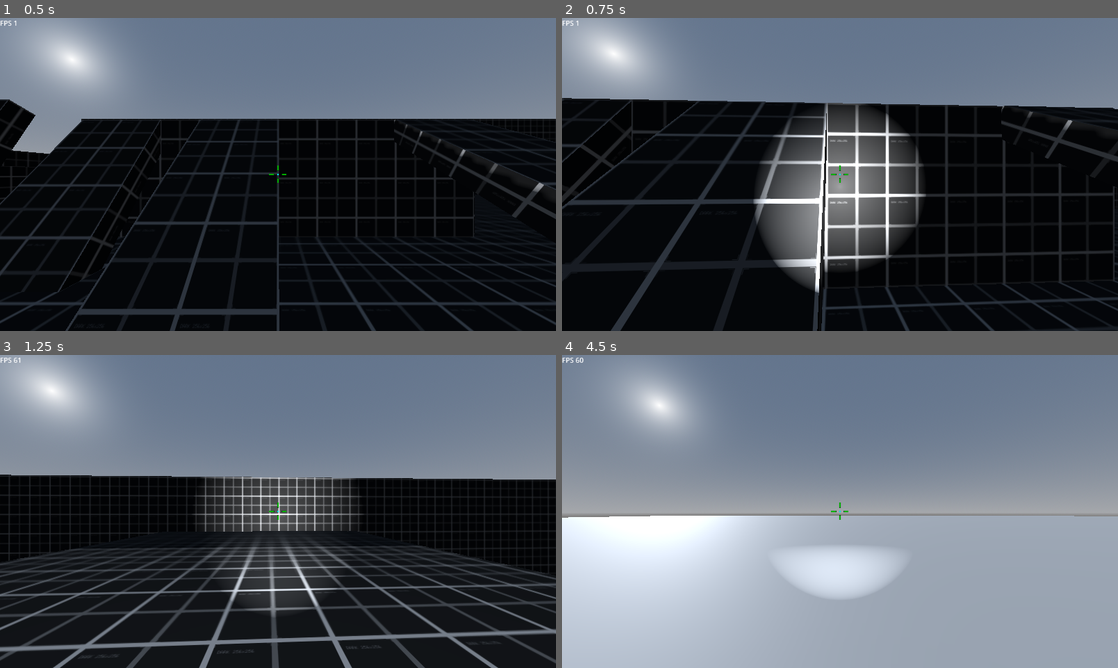
Above: before the commit, frames 1-4 (two rows, left to right).
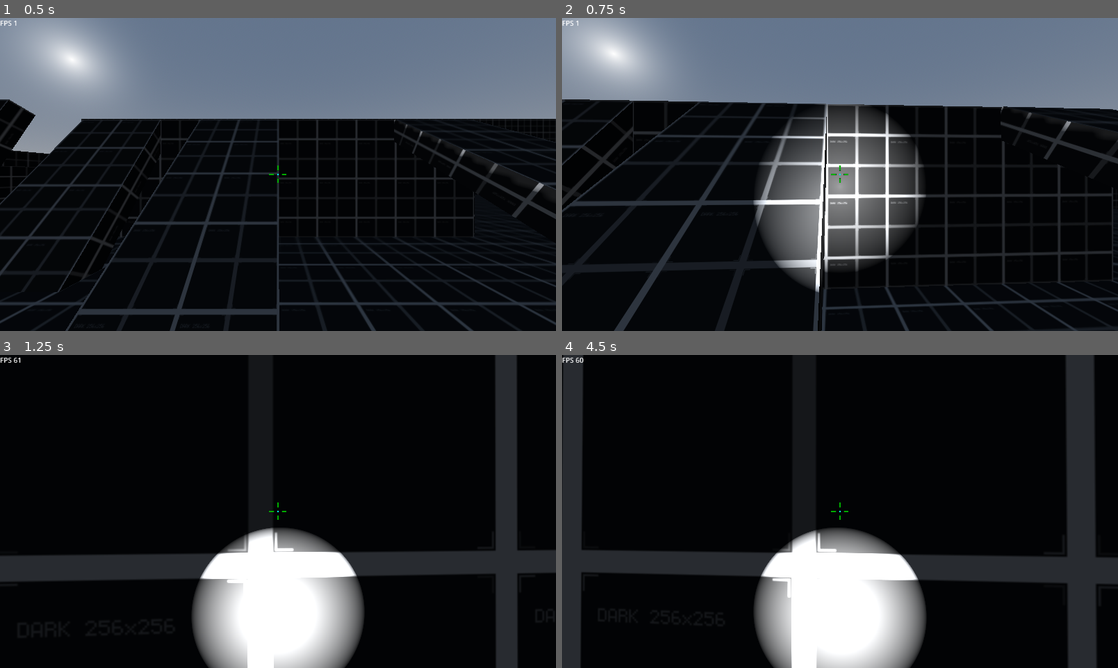
Above: after the commit, the same moments.

Repository: rbarongr/GodotFirstPersonController
Game: Godot game, scene res://Scenes/sandbox.tscn
The game is run twice, just before and just after one commit, with the same random seed, the same clock (stepped at 60 frames per second) and the same inputs.
Inputs (mouse positions are in pixels of both pictures, inside the frame that each line leads up to):
- Up to frame 1 (0.5 s): no input
- Up to frame 2 (0.75 s): tap Enter at 0.5 s; move the mouse to (867, 174) at 0.52 s; hold W (move_forward) from 0.53 s (still down); tap F (flashlight_toggle) at 0.6 s
- Up to frame 3 (1.25 s): keep holding W (move_forward); tap Space (jump_default) at 0.77 s
- Up to frame 4 (4.5 s): keep holding W (move_forward); move the mouse to (812, 511) at 1.27 s; tap Mouse wheel down (mouse_wheel_down) at 1.35 s; tap Space (jump_default) at 1.52, 3.02, 3.77 s; move the mouse to (851, 505) at 2.02 s; tap Mouse wheel up (mouse_wheel_up) at 2.1 s; move the mouse to (834, 517) at 2.77 s; tap Ctrl (move_crouch) at 2.85 s; move the mouse to (878, 514) at 3.52 s; hold Shift (move_walk) 3.53-4.28 s; move the mouse to (795, 508) at 4.27 s; tap Caps Lock (swim_fly_toggle) at 4.35 s

Frame 1 is identical in both runs. In frame 2, 4.1% of the frame differs, in the area x 0-100%, y 25-100%; in frame 3, 67%; in frame 4, 99%, in the area x 0-100%, y 0-100%.

Commit message:
slower jump height when jumped from crouch position

Diff:
--- a/Player/player.gd
+++ b/Player/player.gd
@@ -22,6 +22,7 @@
 
 @export_range(0.1, 3.0, 0.1) var jump_height_default: float = 2 # m
 @export_range(0.1, 3.0, 0.1) var jump_height_high: float = 3
+@export_range(0.1, 3.0, 1) var jump_height_crouched: float = 1
 @export_range(0.1, 2.0, 0.8) var jump_height_stairs: float = .5
 @export var jump_hold_allowed: bool = true
 
@@ -57,7 +58,7 @@
 
 enum JumpStates {
 	NO,      # not jumping
-	UP, # slow upjump
+	UP,      # slow upjump
 	DOWN,    # slow downjump (swimming only)
 	HIGH,    # fast upjump
 	HOLD     # stopping your falling, holding you in the air at current height
@@ -256,7 +257,10 @@
 		if state_jump_current == JumpStates.UP:
 			state_jump_current = JumpStates.NO
 
-			jump_vel = calc_jump_vel_default()
+			if state_speed_current == SpeedStates.CROUCH:
+				jump_vel = Vector3(0, sqrt(4 * jump_height_crouched * gravity), 0)
+			else:
+				jump_vel = calc_jump_vel_default()
 
 		elif state_jump_current == JumpStates.HIGH:
 			state_jump_current = JumpStates.NO
@@ -268,6 +272,8 @@
 				if not raycast_stairs_upper.is_colliding():
 
 					jump_vel = Vector3(0, sqrt(4 * jump_height_stairs * gravity), 0)
+					# to avoid autojump-loop if standing too close to stairs, move the player additionally a bit forward to make the jump (hopefully) succeed
+					#jump_vel = Vector3(0, sqrt(4 * jump_height_stairs * gravity), 0)
 				else:
 					print("upper")
 			else:
--- a/Player/player.tscn
+++ b/Player/player.tscn
@@ -1,11 +1,11 @@
 [gd_scene load_steps=7 format=3 uid="uid://cdk6hwb4hi2wc"]
 
-[ext_resource type="Script" path="res://Player/player.gd" id="1_dh3lb"]
-[ext_resource type="Texture2D" uid="uid://57f5ku7qlfsv" path="res://Assets/crosshair.png" id="2_ifcpj"]
-[ext_resource type="Script" path="res://Player/FPSCounter.gd" id="3_05ujq"]
+[ext_resource type="Script" path="res://Player/player.gd" id="1_yeerc"]
+[ext_resource type="Texture2D" uid="uid://57f5ku7qlfsv" path="res://Assets/crosshair.png" id="2_gine3"]
+[ext_resource type="Script" path="res://Player/FPSCounter.gd" id="3_3hpbb"]
 
 [sub_resource type="CapsuleShape3D" id="CapsuleShape3D_3rsb5"]
-radius = 0.3
+radius = 0.357319
 height = 1.8
 
 [sub_resource type="SphereShape3D" id="SphereShape3D_0jyoh"]
--- a/project.godot
+++ b/project.godot
@@ -19,7 +19,6 @@
 
 window/size/viewport_width=1280
 window/size/viewport_height=720
-window/size/mode=3
 
 [input]
 
Not shown: 3 places in Player/player.tscn that only renumber resources
Not shown: 1 places in Scenes/ladder.tscn that only renumber resources
Not shown: 4 places in Scenes/sandbox.tscn that only renumber resources
Not shown: 1 places in Scenes/water_surface.tscn that only renumber resources
